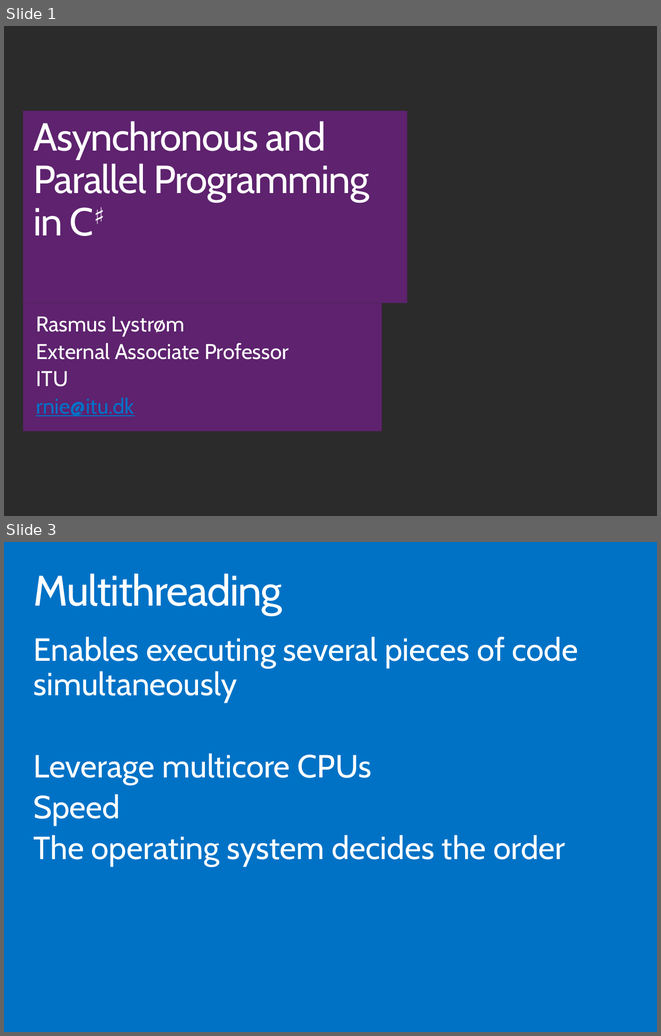
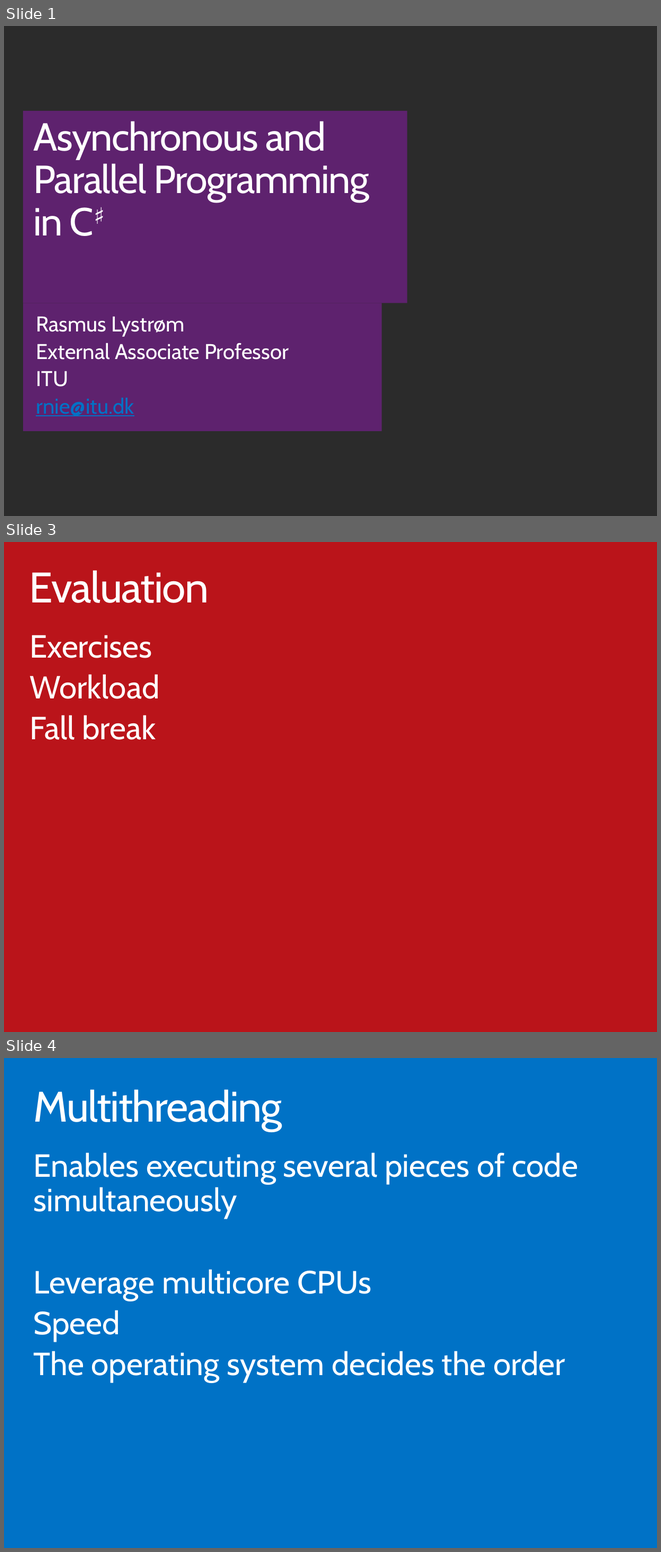
Before and after one commit to ondfisk/BDSA2018, a slide deck: Slides/Lecture06 - Asynchronous and Parallel Programming in CSharp.pptx. Shown one above the other, each under a label of ours: slides 1 and 3 before the commit, slides 1, 3 and 4 after it; the slides between them are not shown. The pictures are 661x1036 and 661x1552 pixels, drawn with LibreOffice and Linux fonts; fonts in the diff are those of the drawing; background and template pictures are left out; a plain dark background stands for a picture behind light text. Boxes give left, top, right and bottom in pixels: in the first picture for what was removed or moved away, otherwise in the second. Text is boxed around its words. In the diff, an @@ line names an element or a change of style, - is before the commit and + after.

```diff
--- a/Slides/Lecture06 - Asynchronous and Parallel Programming in CSharp.pptx
+++ b/Slides/Lecture06 - Asynchronous and Parallel Programming in CSharp.pptx
@@ slide 3 added at [4,542,657,1032], background #BA141A @@
@@ text added at [29,570,209,603], 48 pt, text #FFFFFF @@
+Evaluation
@@ text added at [29,635,160,740], 36 pt, text #FFFFFF @@
+Exercises
+Workload
+Fall break
@@ what was slide 3 is now slide 4 @@
```
Also in this commit, not shown: 1 slide changed, 1 other slide added.
